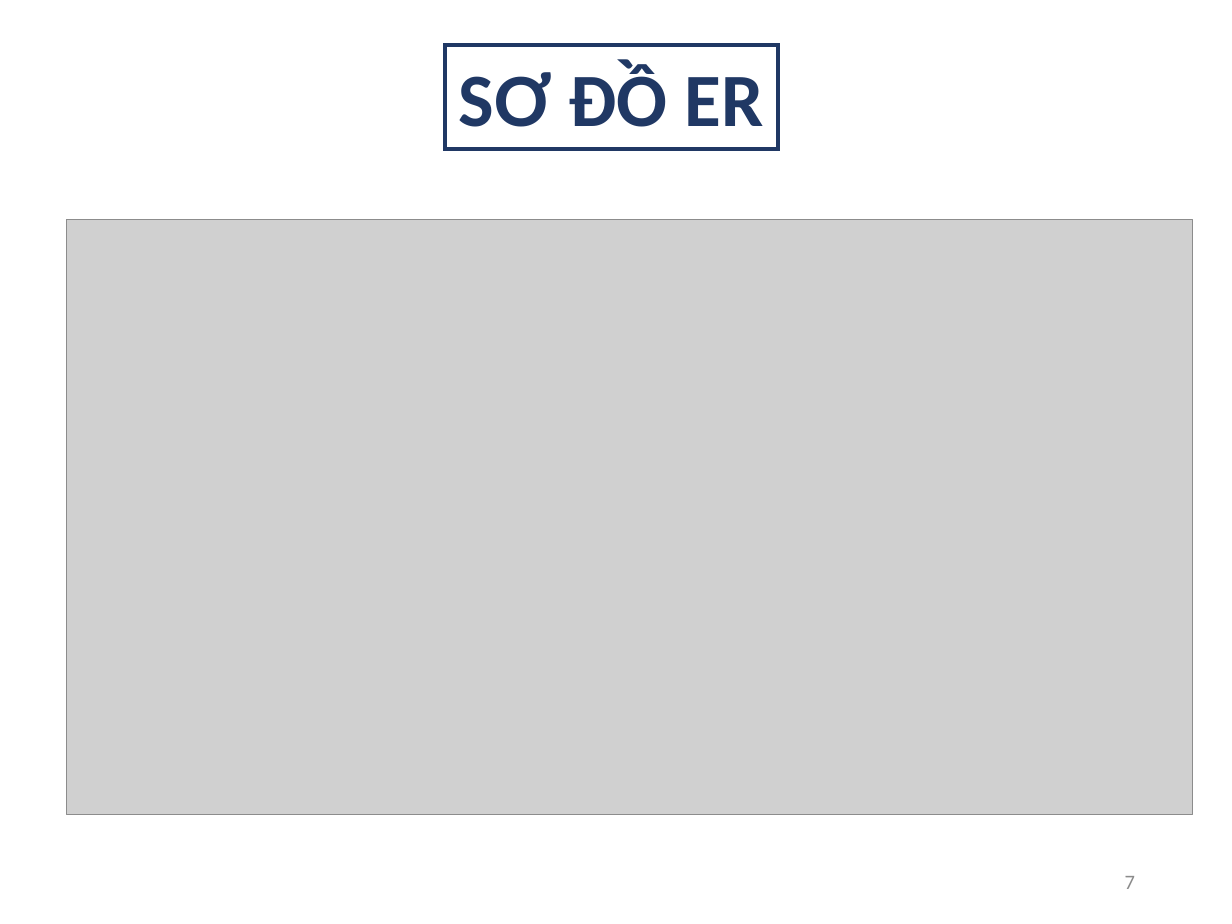
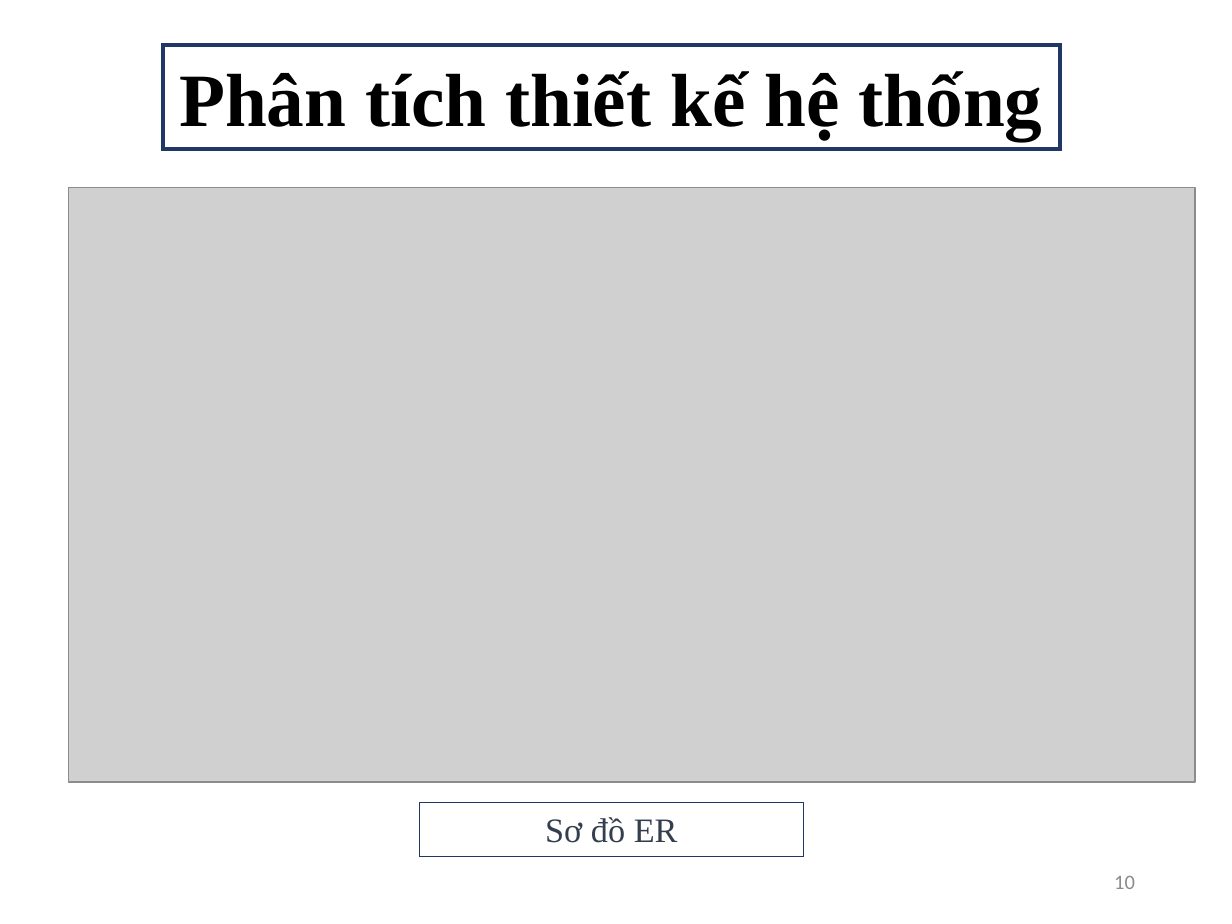
Before and after one commit to thienthanoliver/STU-luan-van-2017, a slide deck: slide 10 of BBBBBBBBBBBBB.pptx (slide 7 before the commit). Drawn at 1232x924 pixels with LibreOffice and Linux fonts; fonts in the diff are those of the drawing; grey boxes stand for pictures; background and template pictures are left out. Boxes give left, top, right and bottom in pixels: in the first picture for what was removed or moved away, otherwise in the second. Text is boxed around its words. In the diff, an @@ line names an element or a change of style, - is before the commit and + after.

```diff
--- a/BBBBBBBBBBBBB.pptx
+++ b/BBBBBBBBBBBBB.pptx
@@ rectangle added at (163,46,1060,149), fill #FFFFFF, outline #203864 2.25 pt, 44 pt, text #000000, bold @@
+Phân tích thiết kế hệ thống
@@ picture: place and size @@
-picture at (67,219,1193,814)
+picture at (69,187,1195,782)
@@ rectangle "Sơ đồ ER": place and size @@
-rectangle "Sơ đồ ER" at (445,46,779,149)
+rectangle "Sơ đồ ER" at (419,802,803,856)
@@ rectangle "Sơ đồ ER" at (419,802,803,856): outline #203864 2.25 pt to #203864 0.5 pt @@
@@ text in rectangle at (545,817,678,843): text changed; size 44 to 20 pt; font Calibri to Times New Roman; text colour #203864 to #333F50; bold off @@
-SƠ ĐỒ ER
+Sơ đồ ER
@@ page number at (1114,876,1135,889): text changed @@
-7
+10
```
Also in this commit, not shown: 5 other slides changed, 5 slides added, 2 slides removed, 1 other file.
